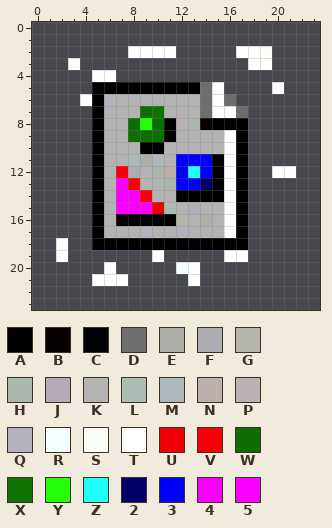
Edited in one commit: pixel-art sprite (trunk/yawleditor/trunk/source/org/yawlfoundation/yawl/editor/ui/resources/taskicons/brokenpath.png). Above: the version before the commit.
The file is 24x24 pixels. Colours within 5 levels of each other are drawn and written as one.
Palette (. is transparent): A #000000  B #070000  C #020306  D #6e6e6e  E #aeafa8  F #adacb2  G #b5b5ac  H #abb7ac  J #b5abb8  K #b3b3b3  L #acbbb3  M #aeb7bb  N #bbafae  P #bbb0b4  Q #b4b3bd  R #f4ffff  S #fbfef7  T #ffffff  U #f00006  V #f80009  W #0e6e04  X #0f7401  Y #24ff09  Z #21fffb  2 #00006b  3 #0000fd  4 #f500fa  5 #fb00ff
Pixels before, first column x 2:
 2 ......TTTT.....TTS..
 3 .S..............TT..
 4 ...TT...............
 5 ...AAAAAAAAADT....T.
 6 ..TAQKKKKKKKDTD.....
 7 ...AKKKWXKKKDTTD....
 8 ...AKKWYWAPHBAAA....
 9 ...AKKWWWAKKKKTA....
10 ...AKKKAAKKKKKTA....
11 ...AKKMEMK333ATA....
12 ...AKVFKHN3Z3ATA..TT
13 ...AK5VKKH332ATA....
14 ...AK45VKKAAAATA....
15 ...AK555ULKJKKTA....
16 ...AKAAAAAGKEKTA....
17 ...AKKKQKKQKKKTA....
18 T..AAAAAAAACAAAA....
19 T.......T.....TT....
20 ....T.....RT........
21 ...TTT.....T........
The same view after the edit:
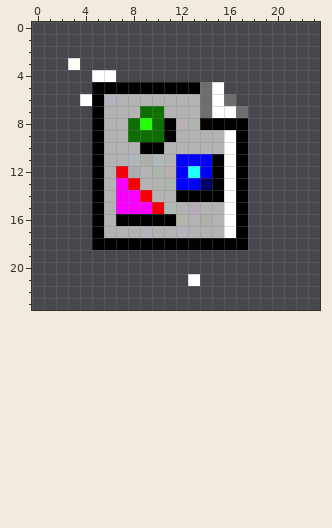
Difference:
Colour R is gone in row 20 at x 12.
Colour S is gone in row 2 at x 19.
Colour T is gone in row 2 at x 8 to 11 and 17 to 18; in row 3 at x 18 to 19; in row 5 at x 20; in row 12 at x 20 to 21; in row 18 at x 2; in row 19 at x 2, 10 and 16 to 17.
Colour T is gone in row 20 at x 6 and 13; in row 21 at x 5 to 7.
Boxes around the changes in both pictures, in picture pixels (x1, y1, x2, y2):
erased: (128, 46, 176, 58)
erased: (236, 46, 284, 94)
erased: (272, 166, 296, 178)
erased: (56, 238, 248, 286)
